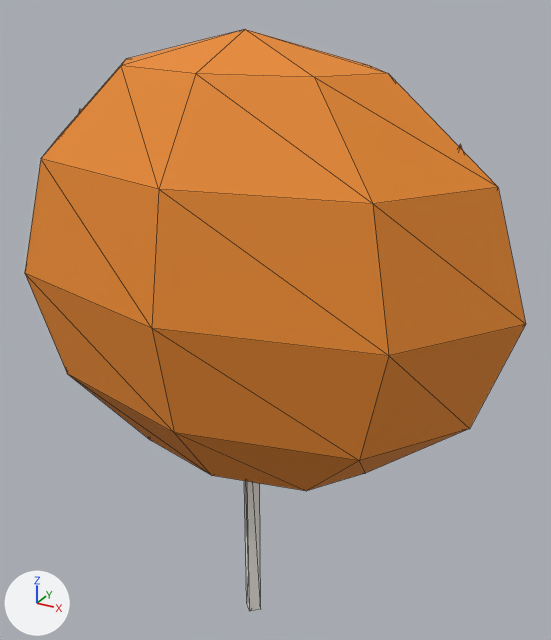
The glTF model assets/shop/shop_helium_tiger_balloon_20.glb as it was, and as the next commit left it.
Rendered twice from a 50 mm camera at (0.295, -0.492, 0.556) aimed at (0.017, 0.013, 0.304). Every picture has the same lights, and +X, +Y and +Z are marked at lower left. The picture after the commit comes second. Mesh edges are drawn as thin lines. Vertices at exactly the same position are counted once.

Names of what the first picture shows: 'SM_shop_shop_helium_tiger_balloon_20'.
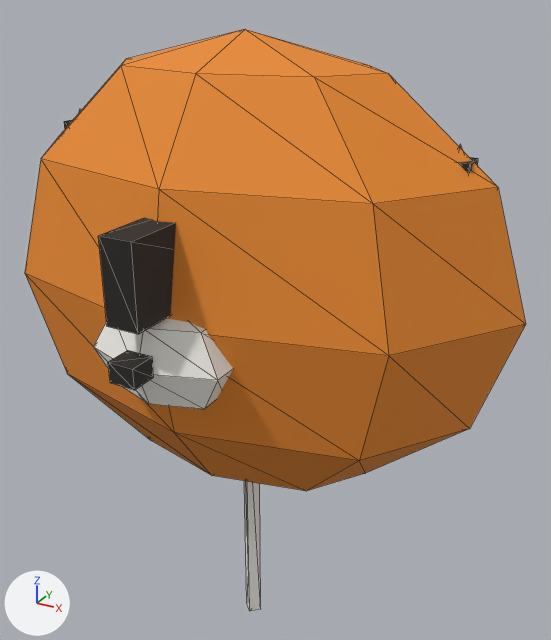
The newer file is also turned or shifted as a whole; pictures and numbers use the older file's frame.

Pixel boxes (x1, y1, x2, y2) of what changed, in the pictures (551 x 640 px):
```json
{"part": 1, "of": "me_sm_shop_shop_helium_tiger_balloon_20", "change": "added", "after": [64, 120, 73, 129], "on screen": "mostly hidden"}
{"part": 2, "of": "me_sm_shop_shop_helium_tiger_balloon_20", "change": "added", "after": [458, 157, 478, 174], "on screen": "mostly hidden"}
{"part": 3, "of": "me_sm_shop_shop_helium_tiger_balloon_20", "change": "added", "after": [98, 217, 176, 334]}
{"part": 4, "of": "me_sm_shop_shop_helium_tiger_balloon_20", "change": "added", "after": [94, 318, 233, 409]}
{"part": 5, "of": "me_sm_shop_shop_helium_tiger_balloon_20", "change": "added", "after": [108, 350, 153, 390]}
```

Edits to the scene script, one JSON object a line:
```json
{"block": "me_sm_shop_shop_helium_tiger_balloon_20", "where": "# used by ob_sm_shop_shop_helium_tiger_balloon_20; location = (0.0, 0.0, 0.0)"}
{"op": "remove", "block": "me_sm_shop_shop_helium_tiger_balloon_20", "code": "me_sm_shop_shop_helium_tiger_balloon_20.from_pydata(...)  # 60 vertices, 104 faces; spans x -0.216..0.216, y -0.126..0.126, z 0.0..0.527"}
{"op": "add", "block": "me_sm_shop_shop_helium_tiger_balloon_20", "code": "me_sm_shop_shop_helium_tiger_balloon_20.from_pydata(...)  # 128 vertices, 212 faces; spans x -0.216..0.216, y -0.16..0.126, z 0.0..0.527"}
{"block": "me_sm_shop_shop_helium_tiger_balloon_20", "change": "me_sm_shop_shop_helium_tiger_balloon_20 part 1: a new loose piece, a box spanning x -0.17..-0.15, y -0.01..0.01, z 0.433..0.452, in mat_mat_palette (picture img_palette)"}
{"block": "me_sm_shop_shop_helium_tiger_balloon_20", "change": "me_sm_shop_shop_helium_tiger_balloon_20 part 2: a new loose piece, a box spanning x 0.15..0.17, y -0.01..0.01, z 0.433..0.452, in mat_mat_palette (picture img_palette)"}
{"block": "me_sm_shop_shop_helium_tiger_balloon_20", "change": "me_sm_shop_shop_helium_tiger_balloon_20 part 3: a new loose piece, a box spanning x -0.013..0.012, y -0.155..-0.005, z 0.357..0.417, in mat_mat_palette (picture img_palette)"}
{"block": "me_sm_shop_shop_helium_tiger_balloon_20", "change": "me_sm_shop_shop_helium_tiger_balloon_20 part 4: a new loose piece, a UV sphere (6 segments, 4 rings, poles along z) spanning x -0.052..0.052, y -0.145..-0.075, z 0.282..0.362, in mat_mat_palette (picture img_palette)"}
{"block": "me_sm_shop_shop_helium_tiger_balloon_20", "change": "me_sm_shop_shop_helium_tiger_balloon_20 part 5: a new loose piece, a box spanning x -0.01..0.01, y -0.16..-0.14, z 0.32..0.335, in mat_mat_palette (picture img_palette)"}
{"block": "me_sm_shop_shop_helium_tiger_balloon_20", "change": "other edits to the shape of me_sm_shop_shop_helium_tiger_balloon_20 do not show in these pictures"}
```
